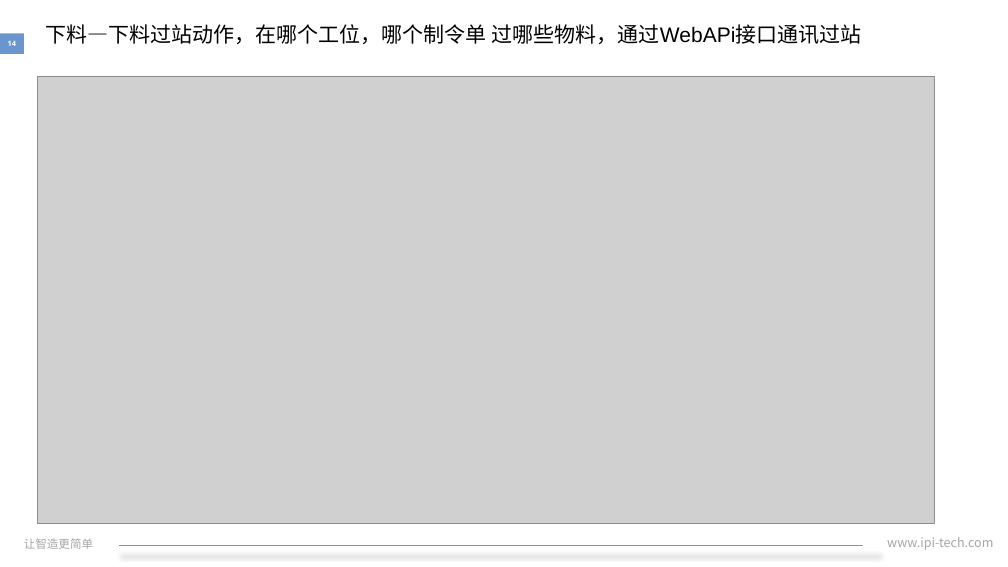
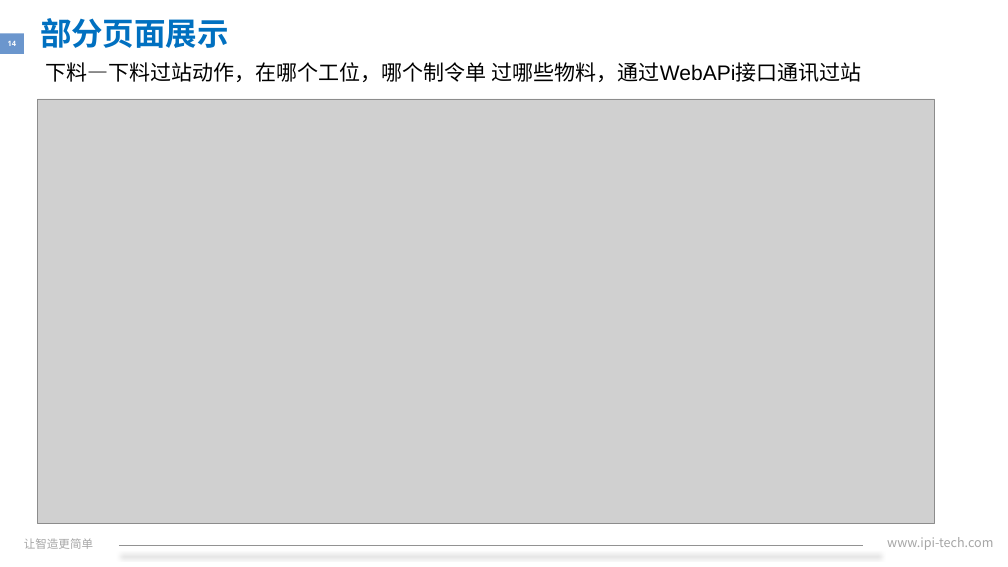
Before and after one commit to xiaozixiang/DocMent, a slide deck: slide 14 of IPI-HR-30-07A转正述职报告.pptx. Drawn at 1008x567 pixels with LibreOffice and Linux fonts; fonts in the diff are those of the drawing; grey boxes stand for pictures; background and template pictures are left out. Boxes give left, top, right and bottom in pixels: in the first picture for what was removed or moved away, otherwise in the second. Text is boxed around its words. In the diff, an @@ line names an element or a change of style, - is before the commit and + after.

```diff
--- a/IPI-HR-30-07A转正述职报告.pptx
+++ b/IPI-HR-30-07A转正述职报告.pptx
@@ text added at (40, 18, 229, 48), 30 pt, text #0070C0, bold @@
+部分页面展示
@@ text "下料—下料过站动作，在哪个工位，哪个制令单 过哪些物料，通过WebAPi接口通讯过站": place and size @@
-text "下料—下料过站动作，在哪个工位，哪个制令单 过哪些物料，通过WebAPi接口通讯过站" at (45, 24, 861, 44)
+text "下料—下料过站动作，在哪个工位，哪个制令单 过哪些物料，通过WebAPi接口通讯过站" at (45, 62, 861, 82)
@@ picture: place and size @@
-picture at (38, 76, 935, 523)
+picture at (38, 99, 935, 523)
```
Also in this commit, not shown: 15 other slides changed.
